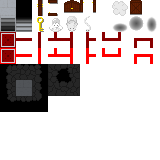
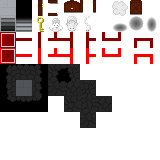
Layers edited between the first and the second (160, 160) image:
painted on "Background" over [64,80,112,128]
